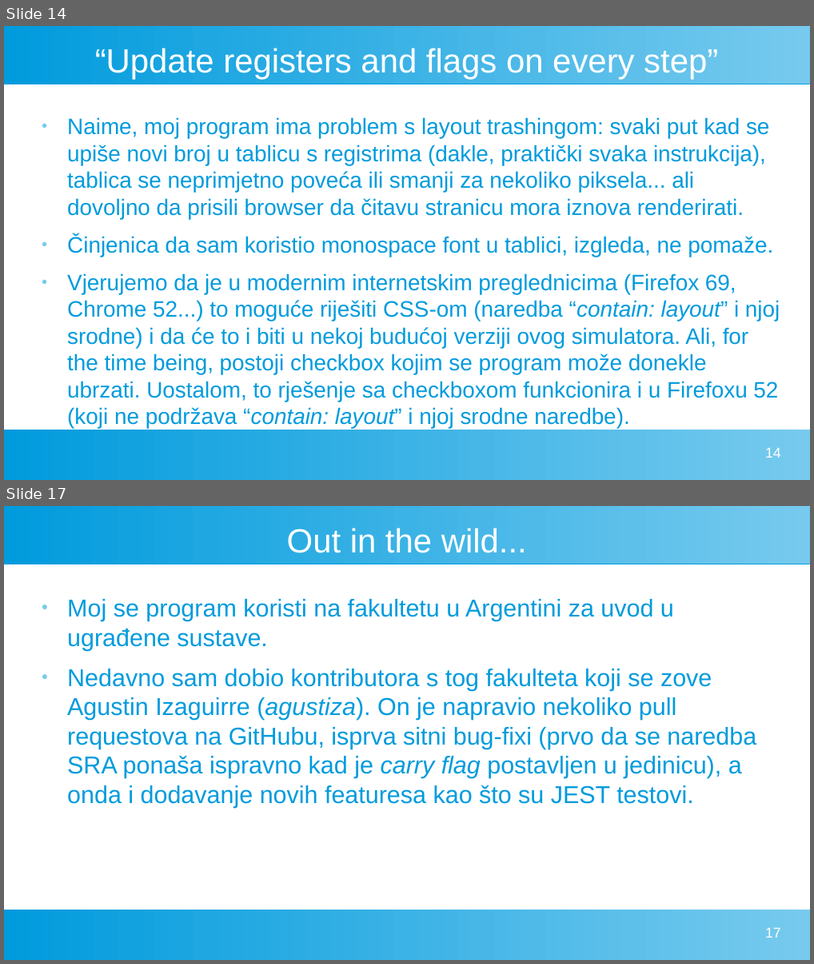
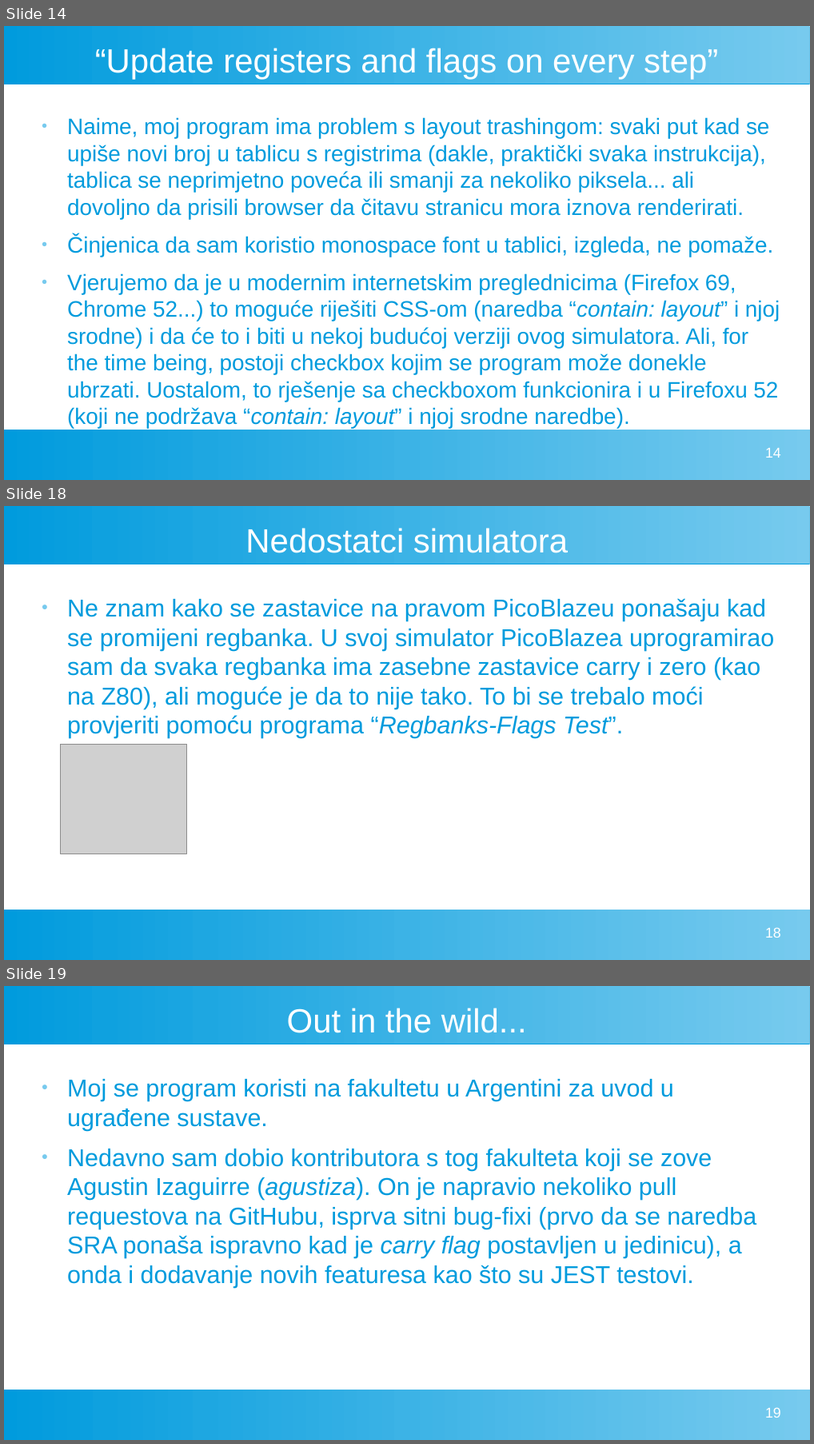
Before and after one commit to FlatAssembler/PicoBlaze_Simulator_in_JS, a slide deck: seminar/PicoBlaze.odp. Shown one above the other, each under a label of ours: slides 14 and 17 before the commit, slides 14, 18 and 19 after it; the slides between them are not shown. The pictures are 814x964 and 814x1444 pixels, drawn with LibreOffice and Linux fonts; fonts in the diff are those of the drawing; grey boxes stand for pictures. Boxes give left, top, right and bottom in pixels: in the first picture for what was removed or moved away, otherwise in the second. Text is boxed around its words. In the diff, an @@ line names an element or a change of style, - is before the commit and + after.

```diff
--- a/seminar/PicoBlaze.odp
+++ b/seminar/PicoBlaze.odp
@@ slide 18 added at (x1=4, y1=506, x2=810, y2=960), background #FFFFFF; not listed: 2 template elements that a slide beside it also shows @@
@@ title added at (x1=246, y1=528, x2=568, y2=553), 33 pt, text #FFFFFF @@
+Nedostatci simulatora
@@ text added at (x1=67, y1=598, x2=774, y2=738), 24 pt, text #009BDD @@
+● Ne znam kako se zastavice na pravom PicoBlazeu ponašaju kad se promijeni regbanka. U svoj simulator PicoBlazea uprogramirao sam da svaka regbanka ima zasebne zastavice carry i zero (kao na Z80), ali moguće je da to nije tako. To bi se trebalo moći provjeriti pomoću programa “Regbanks-Flags Test”.
@@ picture added at (x1=61, y1=744, x2=187, y2=853) @@
@@ page number added at (x1=766, y1=927, x2=782, y2=937), 14 pt, text #FFFFFF @@
+18
@@ what was slide 17 is now slide 19 @@
@@ page number at (x1=766, y1=1407, x2=782, y2=1417): text changed @@
-17
+19
```
Also in this commit, not shown: 3 slides changed, 1 other slide added, 1 other file.
